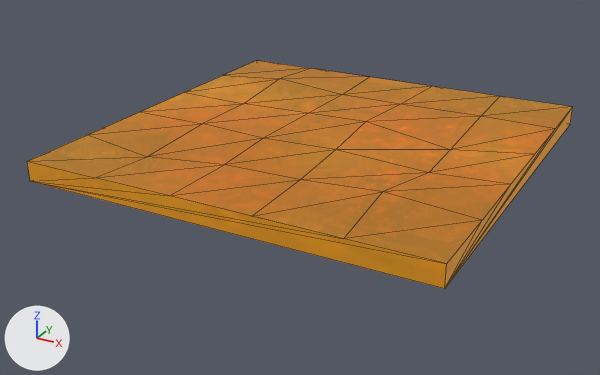
One commit to the glTF model objects/models/lava.glb: the scene before it, then after it.
Both versions are drawn from a 50 mm lens placed at (1.78, -3.48, 1.61), pointed at (-0.06, -0.13, -0.06). Every picture has the same lights, and +X, +Y and +Z are marked at lower left. Mesh edges are drawn as thin lines. Vertices at the same position are counted once.
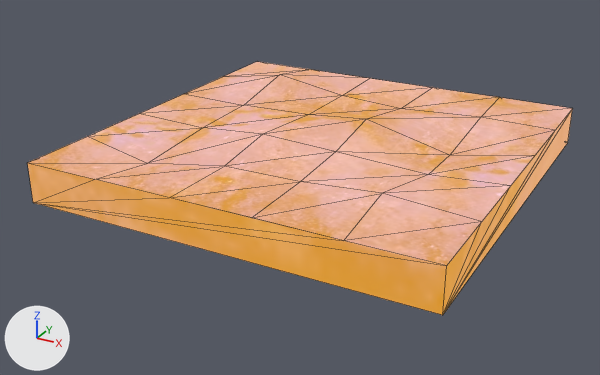
Location of each change, [x1, y1, x2, y2] in pixels of the pictures (600 x 375 px):
'Cube', surface changed, mesh rescaled (10% taller): before [27, 60, 573, 289]; after [28, 62, 572, 315]

The change in detail:
Picture 'water' (img_water) is new.
Material 'Material' (mat_material) changes its picture from img_lava to img_water.
In material 'Material' (mat_material), emission_color goes from (0.337, 0.139, 0.00281) (brown #9d6809) to (0.674, 0.277, 0.00563) (orange #d69011).
me_cube has 40 vertices, 76 faces and spans x -1.0..1.0, y -1.0..1.0, z 0.1..0.24.
me_cube is used by ob_cube; location (0.0, 0.0, 0.0).
me_cube part 1: the whole mesh is scaled about its middle by (1, 1, 2), then moved by (0.0, 0.0, -0.04).
